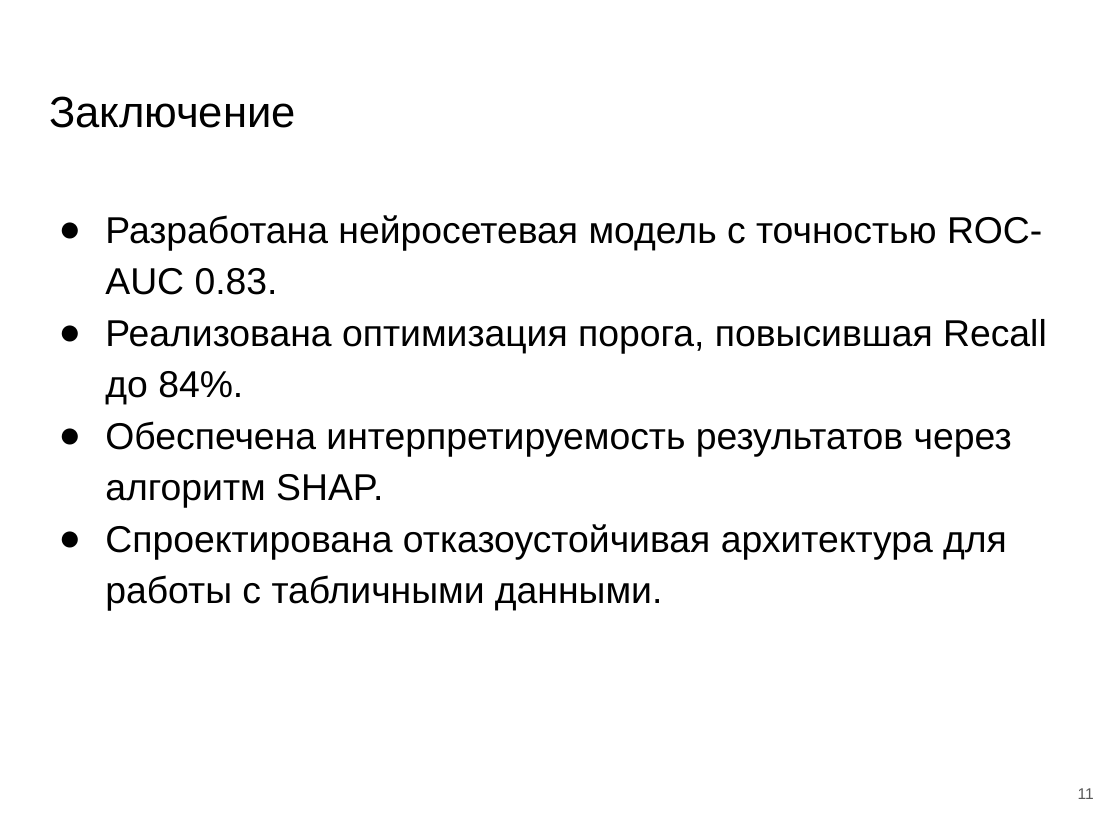
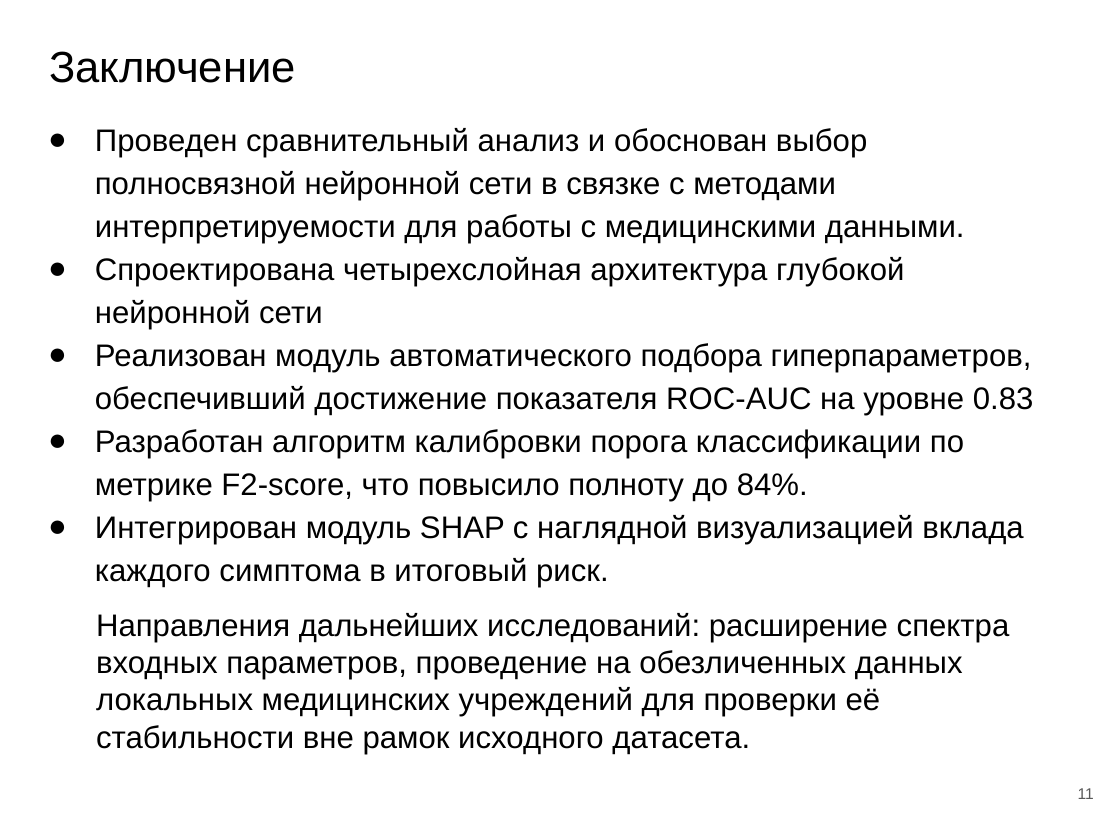
Before and after one commit to Pryflas/diplom, a slide deck: slide 11 of 2026ВКР238330МОРДАСОВ_презентация.pptx. Drawn at 1120x840 pixels with LibreOffice and Linux fonts; fonts in the diff are those of the drawing. Boxes give left, top, right and bottom in pixels: in the first picture for what was removed or moved away, otherwise in the second. Text is boxed around its words. In the diff, an @@ line names an element or a change of style, - is before the commit and + after.

```diff
--- a/2026ВКР238330МОРДАСОВ_презентация.pptx
+++ b/2026ВКР238330МОРДАСОВ_презентация.pptx
@@ title "Заключение": place and size @@
-title "Заключение" at (49,96,295,128)
+title "Заключение" at (49,51,295,83)
@@ text at (95,128,1034,587): text changed; size 24 to 20 pt @@
-● Разработана нейросетевая модель с точностью ROC-AUC 0.83.
-● Реализована оптимизация порога, повысившая Recall до 84%.
-● Обеспечена интерпретируемость результатов через алгоритм SHAP.
-● Спроектирована отказоустойчивая архитектура для работы с табличными данными.
+● Проведен сравнительный анализ и обоснован выбор полносвязной нейронной сети в связке с методами интерпретируемости для работы с медицинскими данными.
+● Спроектирована четырехслойная архитектура глубокой нейронной сети
+● Реализован модуль автоматического подбора гиперпараметров, обеспечивший достижение показателя ROC-AUC на уровне 0.83
+● Разработан алгоритм калибровки порога классификации по метрике F2-score, что повысило полноту до 84%.
+● Интегрирован модуль SHAP с наглядной визуализацией вклада каждого симптома в итоговый риск.
@@ text added at (96,613,1010,754), 20 pt, text #000000 @@
+Направления дальнейших исследований: расширение спектра входных параметров, проведение на обезличенных данных локальных медицинских учреждений для проверки её стабильности вне рамок исходного датасета.
```
Also in this commit, not shown: 6 other slides changed, 9 other files.
